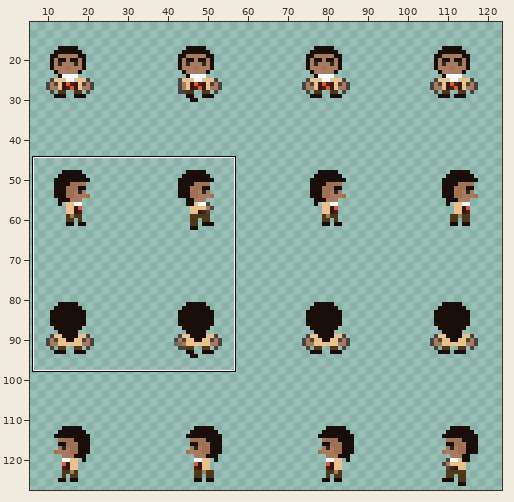
File history of a sprite sheet, images/characters/icons/karina.png. The picture above shows the old version from afar; the outline marks the close-up.
Close-up. First the earlier version:
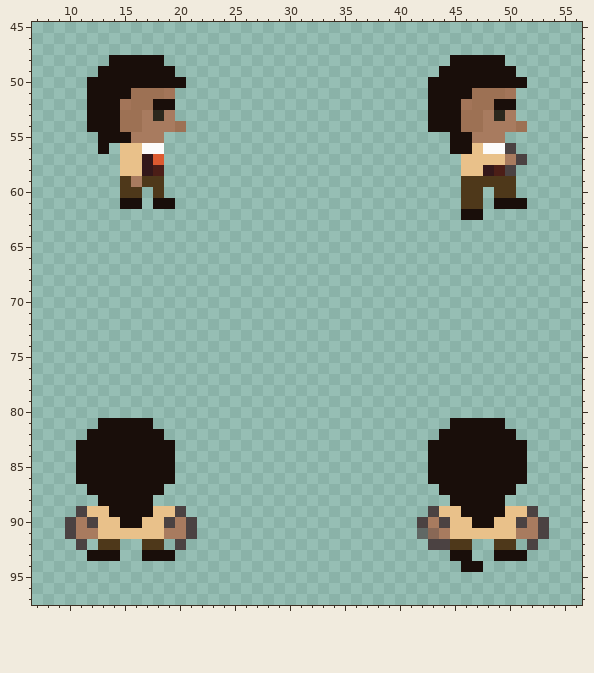
The file is 128x128 pixels. Pixels under 10% opacity are left out. Colours within 5 levels of each other are drawn and written as one. Shown: x 7..56, y 45..97. The wide view leaves out empty margins. The commit also changed other parts of the picture, which this record leaves out.
And afterwards:
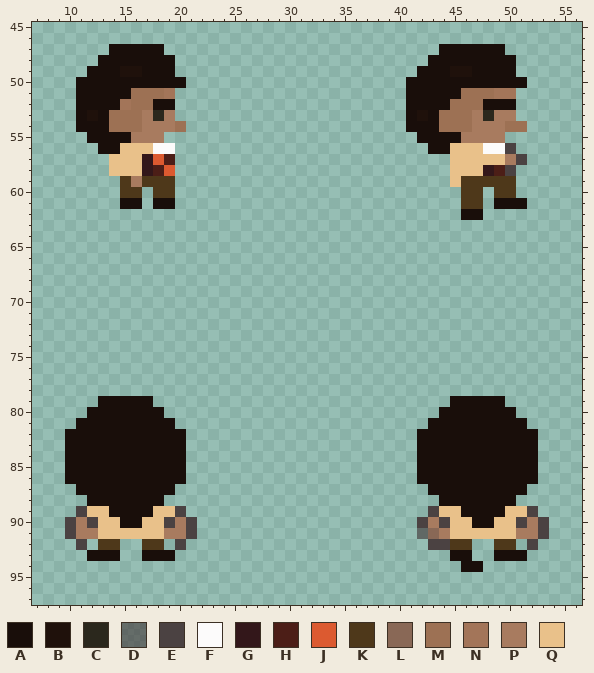
Palette (. is transparent): A #190e0a  B #1f110b  C #2b281d  D #4a4141a6  E #4a4141fd  F #fcfbfb  G #33171a  H #4c1e17  J #dc5a30  K #4e381a  L #896856  M #9d7154  N #a37559fe  P #a87b5f  Q #e9c18a
What changed:
@@ x 7..56 @@
 46 ..................................................
-47 ..................................................
-48 .......AAAAA..........................AAAAA.......
-49 ......AAAAAAA........................AAAAAAA......
-50 .....AAAAAAAAA......................AAAAAAAAA.....
-51 .....AAAAMMMN.......................AAAAMMMN......
-52 .....AAANMMAA.......................AAANMMAA......
-53 .....AAAMMPCP.......................AAAMMPCP......
-54 .....AAAMMPPPM......................AAAMMPPPM.....
-55 ......AAAPPP..........................AAPPP.......
-56 ......A.QQFF..........................AAQFFE......
-57 ........QQGJ...........................QQQQPE.....
-58 ........QQGH...........................QQGHE......
-59 ........KPKK...........................KKKKK......
-60 ........KK.K...........................KK.KK......
+47 .......AAAAA.........................AAAAAA.......
+48 ......AAAAAAA.......................AAAAAAAA......
+49 .....AAABBAAA......................AAABBAAAA......
+50 ....AAAAAAAAAA....................AAAAAAAAAAA.....
+51 ....AAAAAMMMN.....................AAAAAMMMNN......
+52 ....AAAANMMAA.....................AAAAMMMAAA......
+53 ....ABAMMMPCP.....................ABAMMMPCPP......
+54 ....AAAMMMPPPM....................AAAMMMPPPMM.....
+55 .....AAAAPPP.......................AAAAPPPP.......
+56 ......AAQQQFF.......................AAQQQFFE......
+57 .......QQQGJH.........................QQQQQPE.....
+58 .......QQQGHJ.........................QQQGHE......
+59 ........KPKKK.........................QKKKKK......
+60 ........KK.KK..........................KK.KK......
 61 ........AA.AA..........................KK.AAA.....
@@ x 7..56 @@
 78 ..................................................
-79 ..................................................
-80 ..................................................
-81 ......AAAAA...........................AAAAA.......
-82 .....AAAAAAA.........................AAAAAAA......
-83 ....AAAAAAAAA.......................AAAAAAAAA.....
-84 ....AAAAAAAAA.......................AAAAAAAAA.....
-85 ....AAAAAAAAA.......................AAAAAAAAA.....
-86 ....AAAAAAAAA.......................AAAAAAAAA.....
-87 .....AAAAAAA.........................AAAAAAA......
-88 ......AAAAA...........................AAAAA.......
+79 ......AAAAA...........................AAAAA.......
+80 .....AAAAAAA.........................AAAAAAA......
+81 ....AAAAAAAAA.......................AAAAAAAAA.....
+82 ...AAAAAAAAAAA.....................AAAAAAAAAAA....
+83 ...AAAAAAAAAAA.....................AAAAAAAAAAA....
+84 ...AAAAAAAAAAA.....................AAAAAAAAAAA....
+85 ...AAAAAAAAAAA.....................AAAAAAAAAAA....
+86 ...AAAAAAAAAAA.....................AAAAAAAAAAA....
+87 ....AAAAAAAAA.......................AAAAAAAAA.....
+88 .....AAAAAAA.........................AAAAAAA......
 89 ....EQQAAAAQQE......................EQQAAAAQQE....
